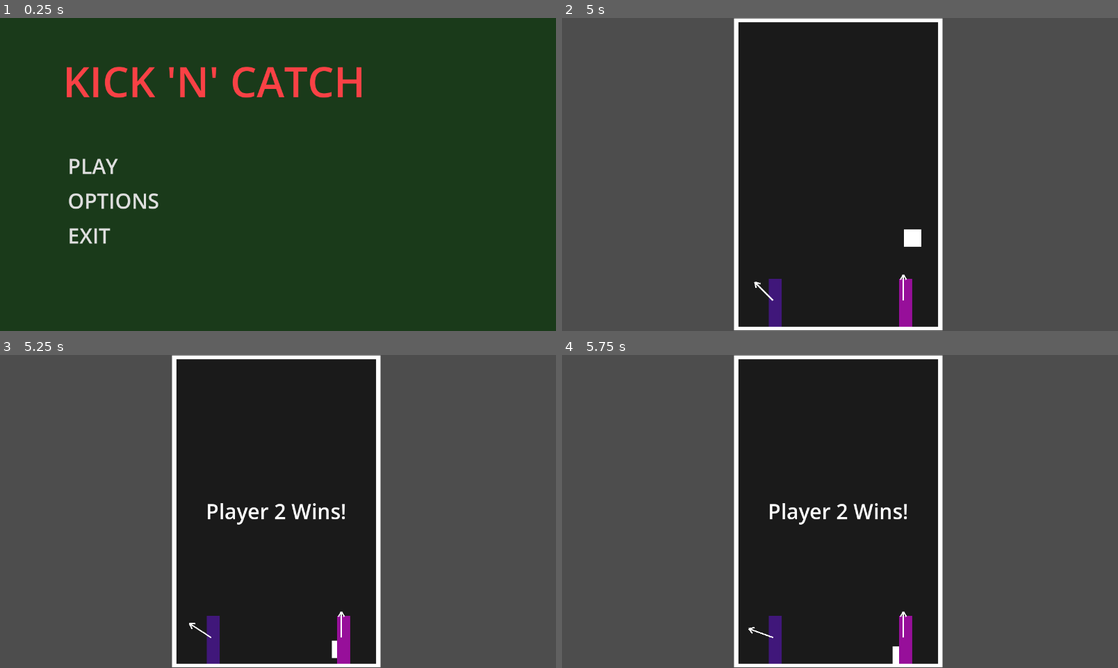
Above: before the commit, frames 1-4 (two rows, left to right).
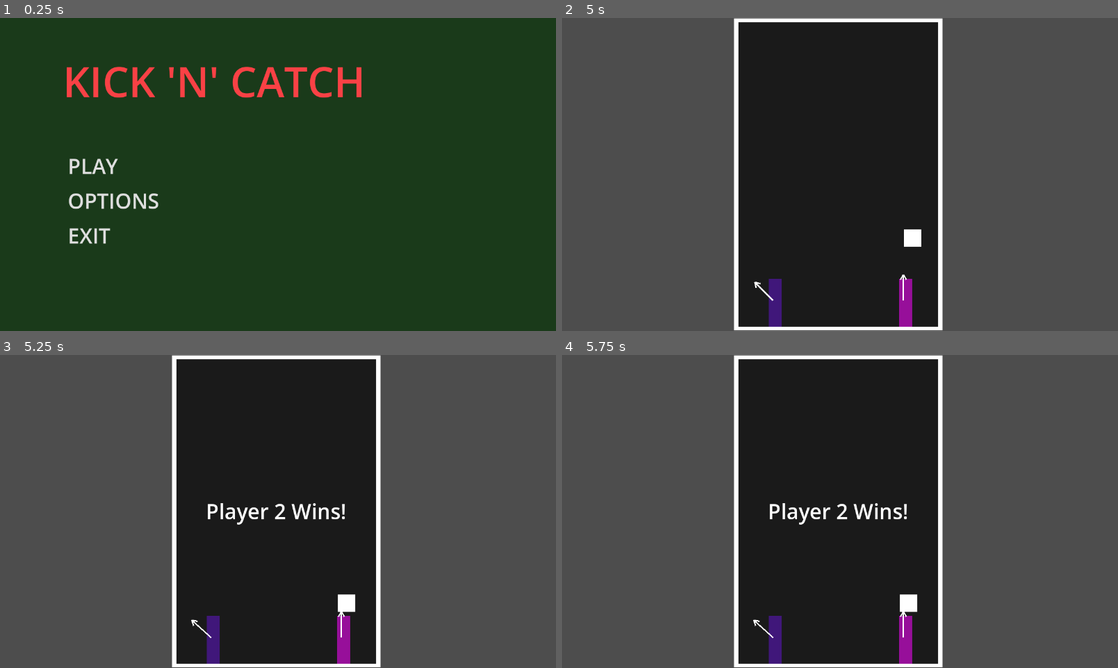
Above: after the commit, the same moments.

Repository: DockerSox/kick-n-catchv3
Game: Godot game, scene res://Scenes/title.tscn
Same seed, same stepped clock (60 frames per second), same inputs: the game is played once before the commit and once after it.
Inputs:
- Up to frame 1 (0.25 s): no input
- Up to frame 2 (5 s): click "PLAY" at 0.5 s; click "START GAME" at 1.25 s; tap Enter at 2 s; tap Space (p1_kick) at 2.1, 3.6 s; hold A (p1_left) 2.78-3.53 s; tap Keypad Enter (p2_kick) at 2.85, 4.35 s
- Up to frame 3 (5.25 s): hold A (p1_left) from 5.03 s (still down); tap Space (p1_kick) at 5.1 s
- Up to frame 4 (5.75 s): keep holding A (p1_left)

Frames 1-2 are identical in both runs. In frame 3, 0.3% of the frame differs, in the area x 34-64%, y 76-97%; in frame 4, 0.3%, in the area x 33-64%, y 76-99%.

Commit message:
main.gd updated

Diff:
--- a/Scripts/main.gd
+++ b/Scripts/main.gd
@@ -11,11 +11,15 @@
 	win_label.set_anchors_and_offsets_preset(Control.PRESET_FULL_RECT)
 	ball.paddle_hit.connect(_on_paddle_hit)
 	ball.hit_bottom.connect(_on_ball_hit_bottom)
+
+	# Set two_player based on GameState when called from pitch
+	if GameState.return_scene != "":
+		two_player = true  # contest game is always 2 human inputs for now
+
 	await _start_round()
 
 func _start_round() -> void:
 	var screen: Vector2 = Vector2(460, 700)
-
 	ball.position = Vector2(screen.x / 2.0, screen.y / 3.0)
 	ball.velocity = Vector2.ZERO
 	ball.active = false
@@ -53,24 +57,24 @@
 
 func _on_paddle_hit(area: Area2D) -> void:
 	if area == paddle_left:
-		_end_game("Player 1 Wins!")
+		_end_game("Player 1 Wins!", "A")
 	elif area == paddle_right:
 		if two_player:
-			_end_game("Player 2 Wins!")
+			_end_game("Player 2 Wins!", "B")
 		else:
-			_end_game("CPU Wins!")
+			_end_game("CPU Wins!", "B")
 
-func _end_game(message: String) -> void:
+func _end_game(message: String, winner: String) -> void:
 	win_label.text = message
 	win_label.visible = true
-	# Store winner in GameState
-	if message == "Player 1 Wins!":
-		GameState.contest_winner = "A"
-	elif message == "Player 2 Wins!" or message == "CPU Wins!":
-		GameState.contest_winner = "B"
-	# Wait 2 seconds then return to whatever scene called us
-	await get_tree().create_timer(2.0).timeout
+	GameState.contest_winner = winner
+
+	# If we were called from the pitch, return there after a delay
 	if GameState.return_scene != "":
-		GameState.go_to_scene(GameState.return_scene)
+		await get_tree().create_timer(2.0).timeout
+		var return_to: String = GameState.return_scene
+		GameState.return_scene = ""
+		GameState.go_to_scene(return_to)
 	else:
+		# Standalone contest game — just freeze
 		get_tree().paused = true
